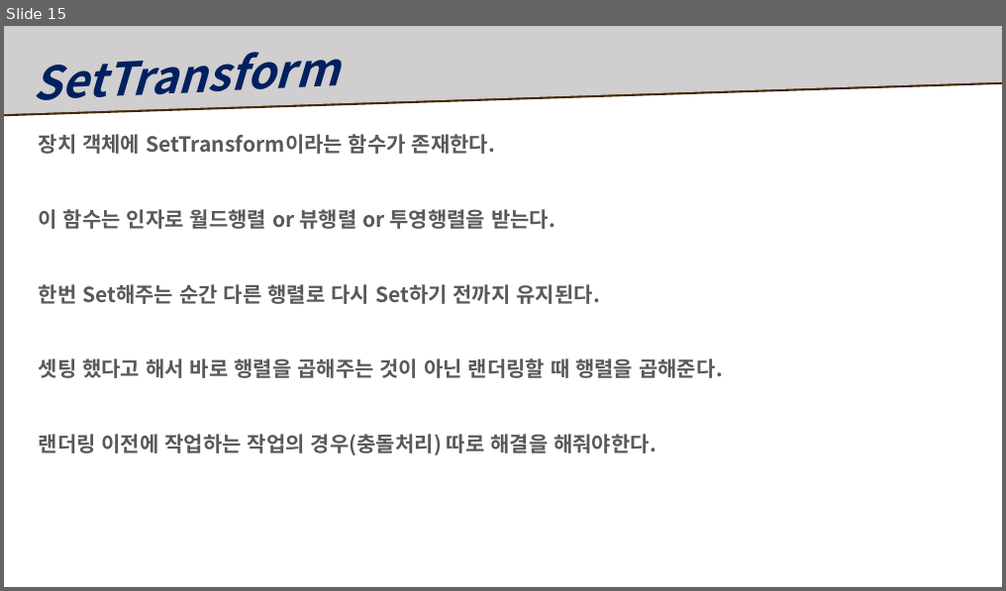
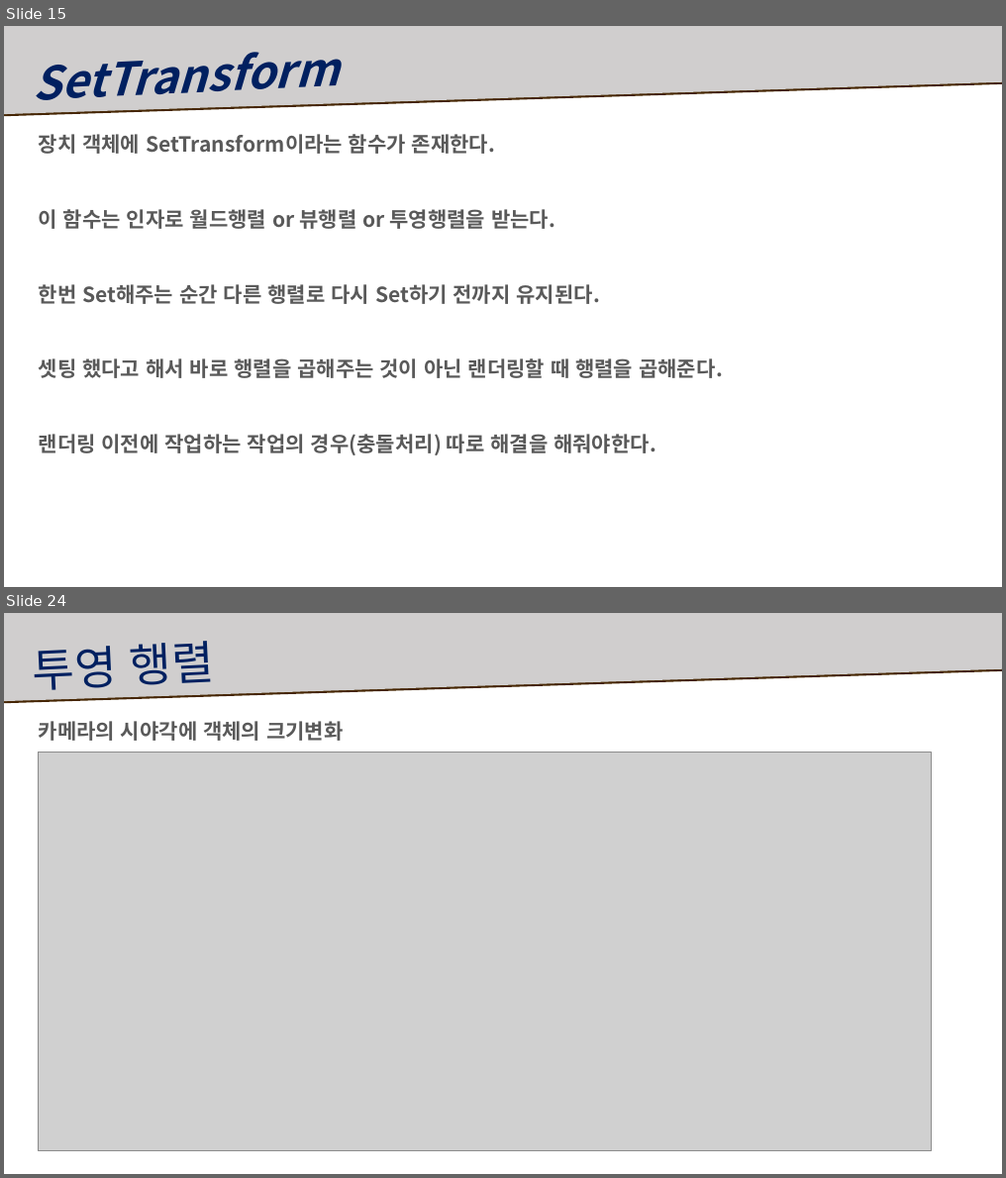
Before and after one commit to Ahnhyunsoo/Study, a slide deck: 5Month/복습자료/수업 복습.pptx. Shown one above the other, each under a label of ours: slide 15 before the commit, slides 15 and 24 after it; the slides between them are not shown. The pictures are 1006x591 and 1006x1178 pixels, drawn with LibreOffice and Linux fonts; fonts in the diff are those of the drawing; grey boxes stand for pictures. Boxes give left, top, right and bottom in pixels: in the first picture for what was removed or moved away, otherwise in the second. Text is boxed around its words. In the diff, an @@ line names an element or a change of style, - is before the commit and + after.

```diff
--- a/5Month/복습자료/수업 복습.pptx
+++ b/5Month/복습자료/수업 복습.pptx
@@ slide 24 added at box(4, 613, 1002, 1174), background #FFFFFF @@
@@ freeform shape added at box(4, 613, 1002, 701), fill #D0CECE @@
@@ text added at box(34, 641, 214, 699), 44 pt, text #002060 @@
+투영 행렬
@@ text added at box(39, 721, 343, 741), 20 pt, text #595959, bold @@
+카메라의 시야각에 객체의 크기변화
@@ picture added at box(38, 753, 932, 1152) @@
```
Also in this commit, not shown: 4 slides changed, 17 other slides added, 1 slide removed, 3 other files.
